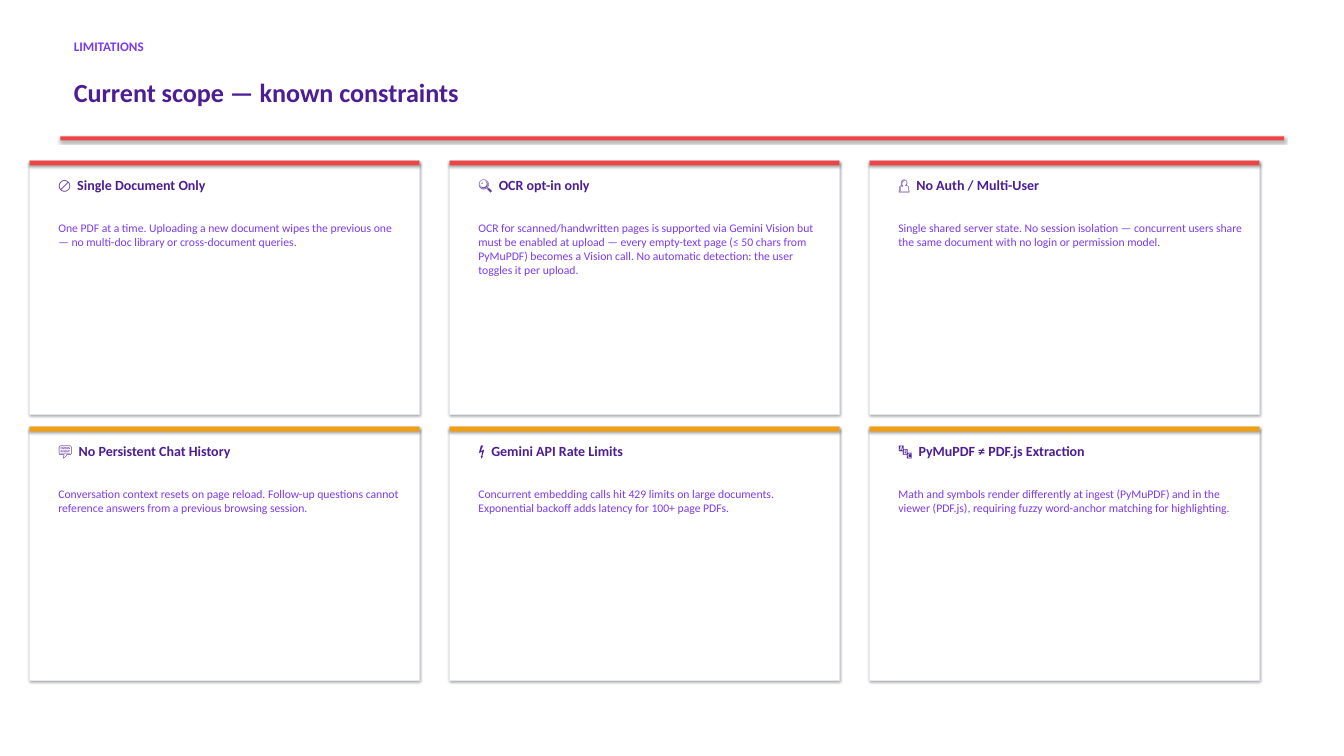
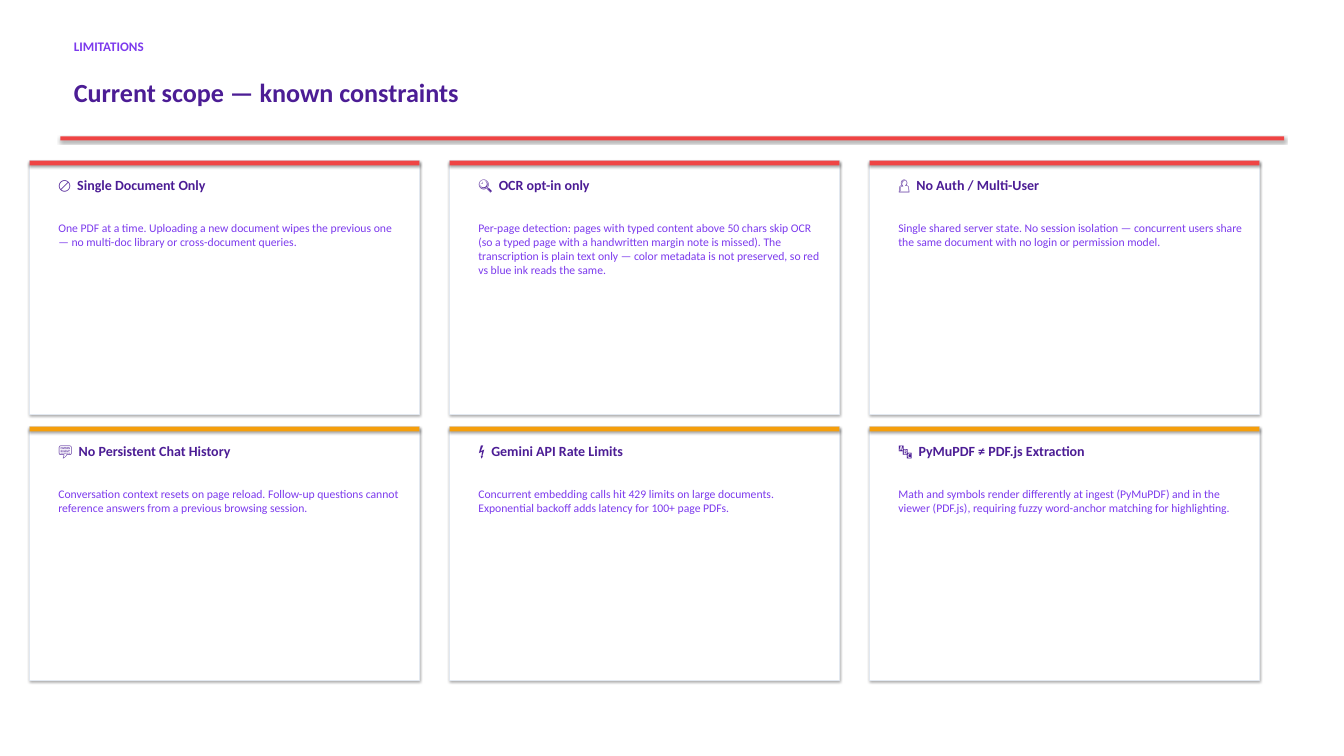
Before and after one commit to GaneshMadarasu/nymbl-demo-RAG-system, a slide deck: slide 12 of NYMBL-DOCRAG.pptx. Drawn at 1344x756 pixels with LibreOffice and Linux fonts; fonts in the diff are those of the drawing. Boxes give left, top, right and bottom in pixels: in the first picture for what was removed or moved away, otherwise in the second. Text is boxed around its words. In the diff, an @@ line names an element or a change of style, - is before the commit and + after.

```diff
--- a/NYMBL-DOCRAG.pptx
+++ b/NYMBL-DOCRAG.pptx
@@ text at <box>478,224,819,274</box>: text changed @@
-OCR for scanned/handwritten pages is supported via Gemini Vision but must be enabled at upload — every empty-text page (≤ 50 chars from PyMuPDF) becomes a Vision call. No automatic detection: the user toggles it per upload.
+Per-page detection: pages with typed content above 50 chars skip OCR (so a typed page with a handwritten margin note is missed). The transcription is plain text only — color metadata is not preserved, so red vs blue ink reads the same.
```
Also in this commit, not shown: 1 other file.
